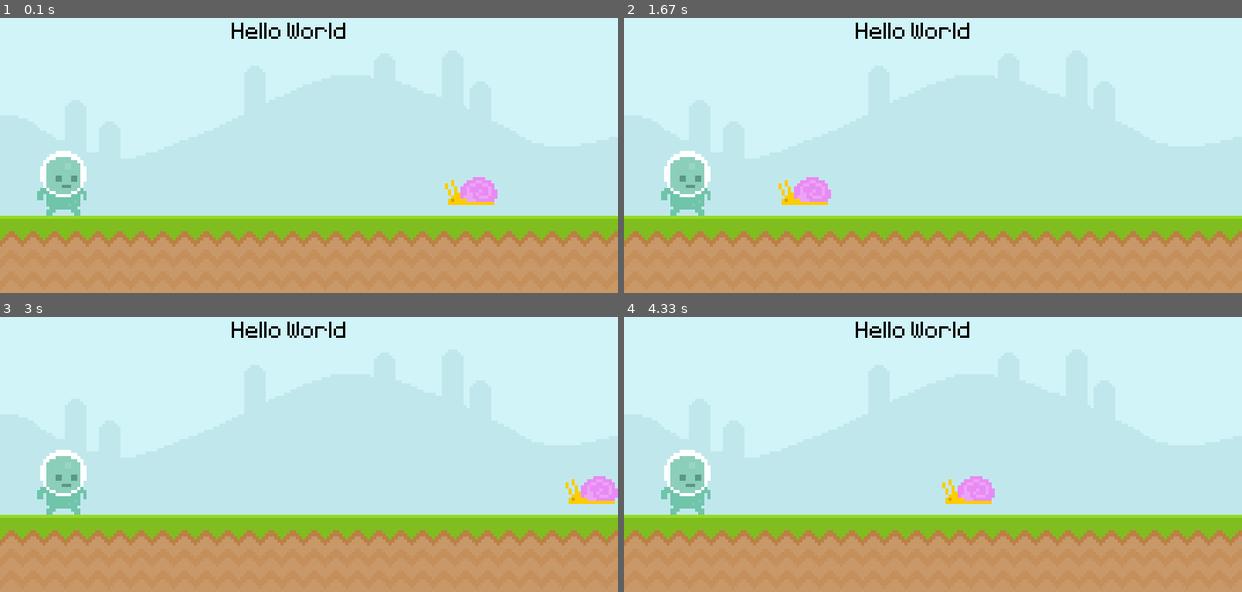
Above: before the commit, frames 1-4 (two rows, left to right).
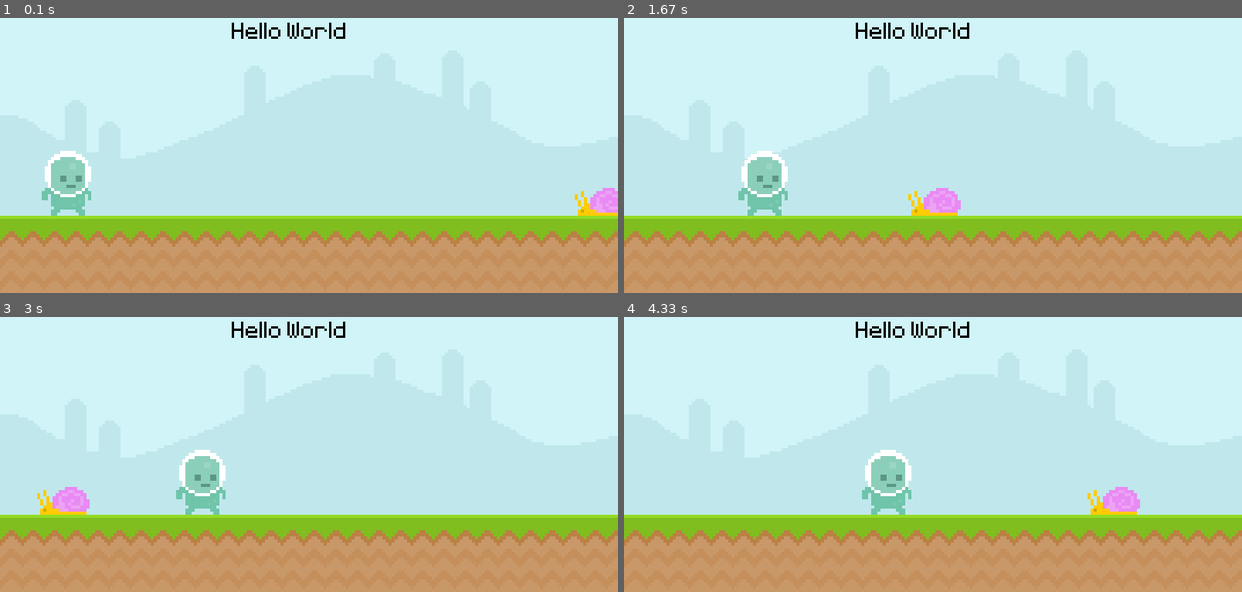
Above: after the commit, the same moments.

Repository: MatildaMared/practice__pygame-test
Game: pygame game, started from main.py
Two runs of this game, one before a commit and one after it. Both use one fixed random seed, a clock stepped at 60 frames per second and the inputs below.
Inputs:
- Up to frame 1 (0.1 s): no input
- Up to frame 2 (1.67 s): no input
- Up to frame 3 (3 s): no input
- Up to frame 4 (4.33 s): no input

The runs differ from the first frame. In frame 1, 1.9% of the frame differs, in the area x 6-100%, y 48-72%; in frame 2, 4.0%; in frame 3, 3.7%; in frame 4, 4.1%, in the area x 6-84%, y 48-72%.

Commit message:
refactor the code

Diff:
--- a/main.py
+++ b/main.py
@@ -12,7 +12,7 @@
 text_surface = test_font.render("Hello World", False, "Black")
 
 snail_surface = pygame.image.load("graphics/snail/snail1.png").convert_alpha()
-snail_x_pos = 600
+snail_rect = snail_surface.get_rect(midbottom=(800, 300))
 
 player_surface = pygame.image.load("graphics/player/player_walk_1.png").convert_alpha()
 player_rect = player_surface.get_rect(midbottom=(80, 300))
@@ -23,13 +23,19 @@
             pygame.quit()
             exit()
 
+    # place sky, ground and text
     screen.blit(sky_surface, (0, 0))
     screen.blit(ground_surface, (0, 300))
     screen.blit(text_surface, (300, 50))
-    snail_x_pos -= 4
-    if snail_x_pos < -50:
-        snail_x_pos = 800
-    screen.blit(snail_surface, (snail_x_pos, 250))
+
+    # place the snail and move it
+    screen.blit(snail_surface, snail_rect)
+    snail_rect.x -= 4
+    if snail_rect.right <= 0:
+        snail_rect.x = 800
+
+    # place the player and move it
+    player_rect.left += 1
     screen.blit(player_surface, player_rect)
 
     pygame.display.update()
